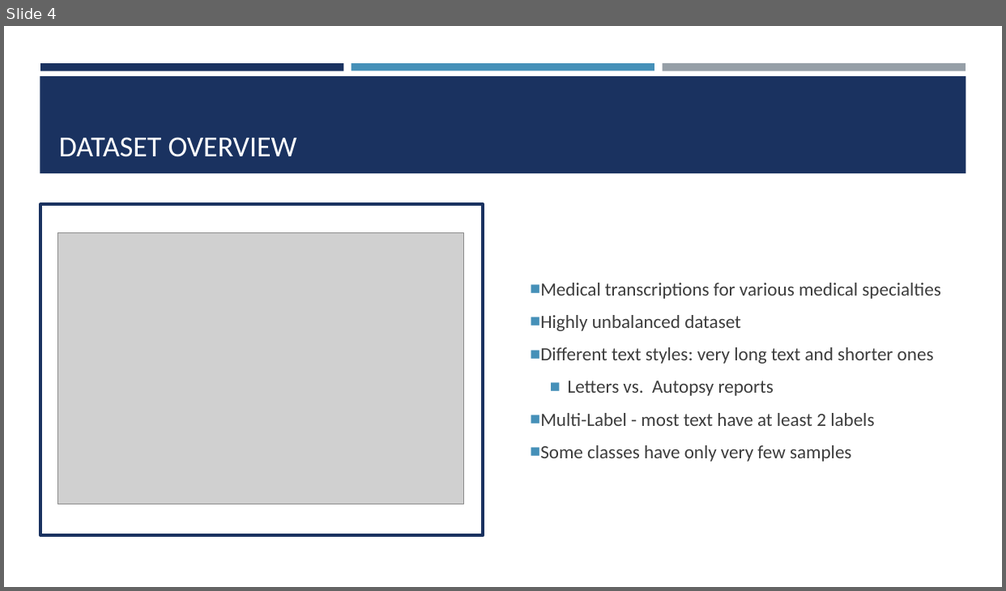
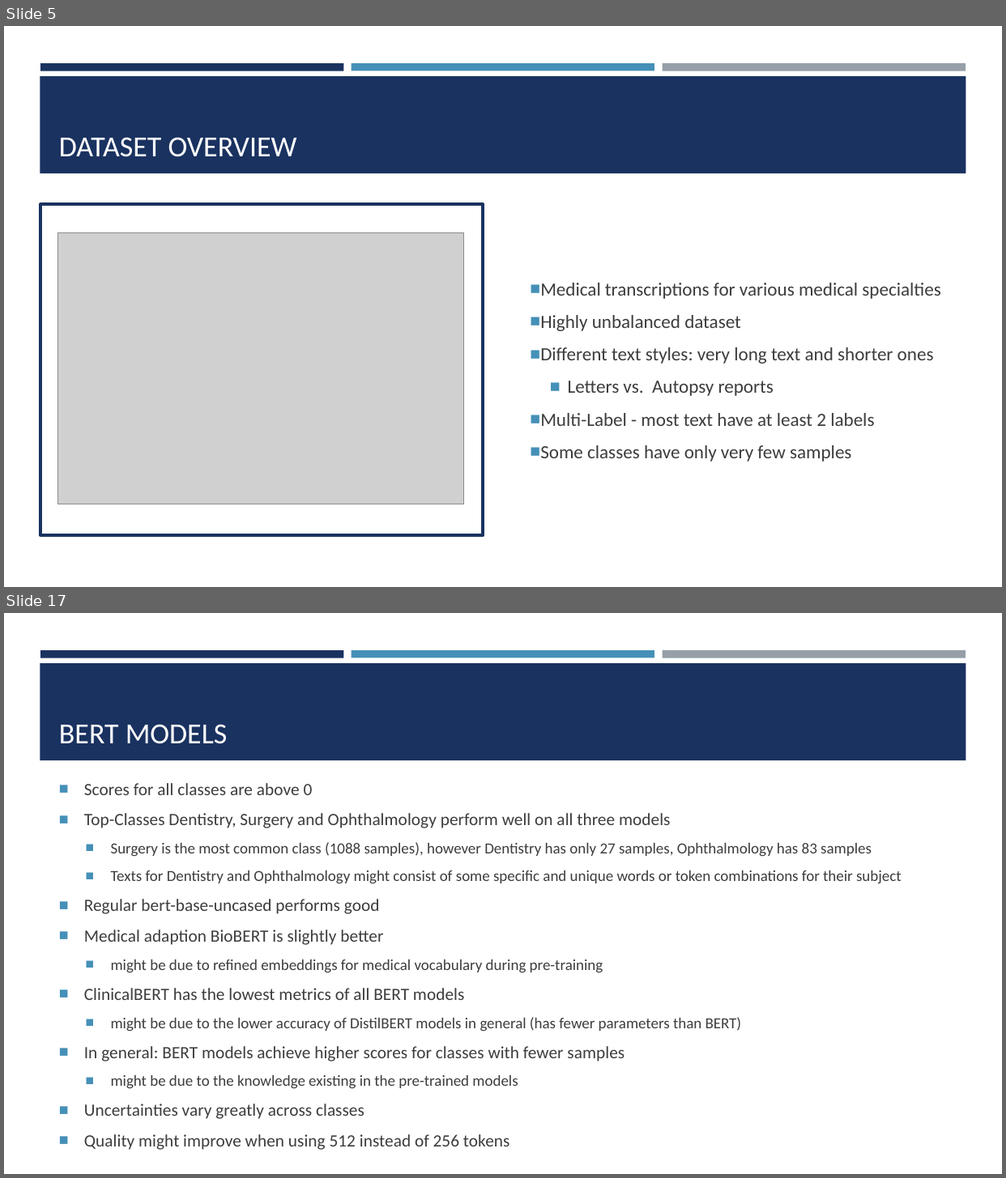
Before and after one commit to josefweibel/nlp-medical-project, a slide deck: presentations/Final Presentation.pptx. Shown one above the other, each under a label of ours: slide 4 before the commit, slides 5 and 17 after it; the slides between them are not shown. The pictures are 1006x591 and 1006x1178 pixels, drawn with LibreOffice and Linux fonts; fonts in the diff are those of the drawing; grey boxes stand for pictures. Boxes give left, top, right and bottom in pixels: in the first picture for what was removed or moved away, otherwise in the second. Text is boxed around its words. In the diff, an @@ line names an element or a change of style, - is before the commit and + after.

```diff
--- a/presentations/Final Presentation.pptx
+++ b/presentations/Final Presentation.pptx
@@ slide 17 added at <box>4,613,1002,1174</box>, background #FFFFFF; not listed: 4 template elements that a slide beside it also shows @@
@@ title added at <box>59,724,228,744</box>, 28 pt, text #FFFFFF @@
+BERT MODELS
@@ text added at <box>84,783,901,1150</box>, 14.8 pt, text #3D3D3D @@
+■ Scores for all classes are above 0
+■ Top-Classes Dentistry, Surgery and Ophthalmology perform well on all three models
+  ■ Surgery is the most common class (1088 samples), however Dentistry has only 27 samples, Ophthalmology has 83 samples
+  ■ Texts for Dentistry and Ophthalmology might consist of some specific and unique words or token combinations for their subject
+■ Regular bert-base-uncased performs good
+■ Medical adaption BioBERT is slightly better
+  ■ might be due to refined embeddings for medical vocabulary during pre-training
+■ ClinicalBERT has the lowest metrics of all BERT models
+  ■ might be due to the lower accuracy of DistilBERT models in general (has fewer parameters than BERT)
+■ In general: BERT models achieve higher scores for classes with fewer samples
+  ■ might be due to the knowledge existing in the pre-trained models
+■ Uncertainties vary greatly across classes
+■ Quality might improve when using 512 instead of 256 tokens
@@ what was slide 4 is now slide 5 @@
```
Also in this commit, not shown: 15 slides changed, 13 other slides added, 1 slide removed, 2 other files.
